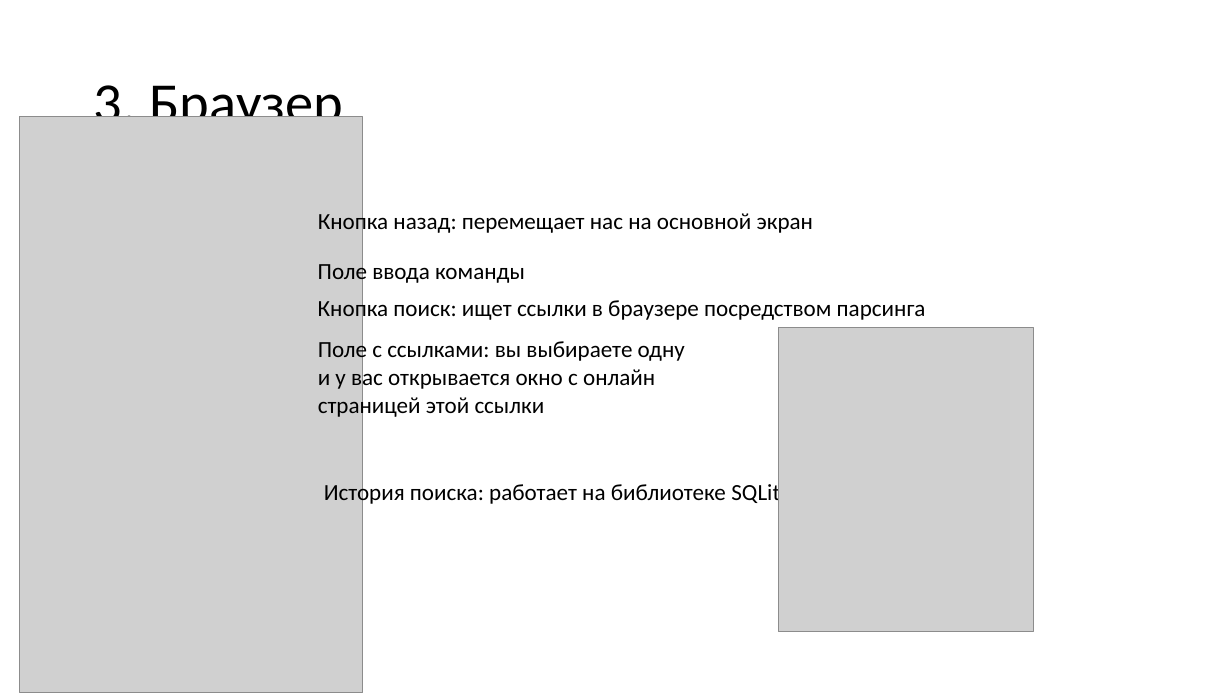
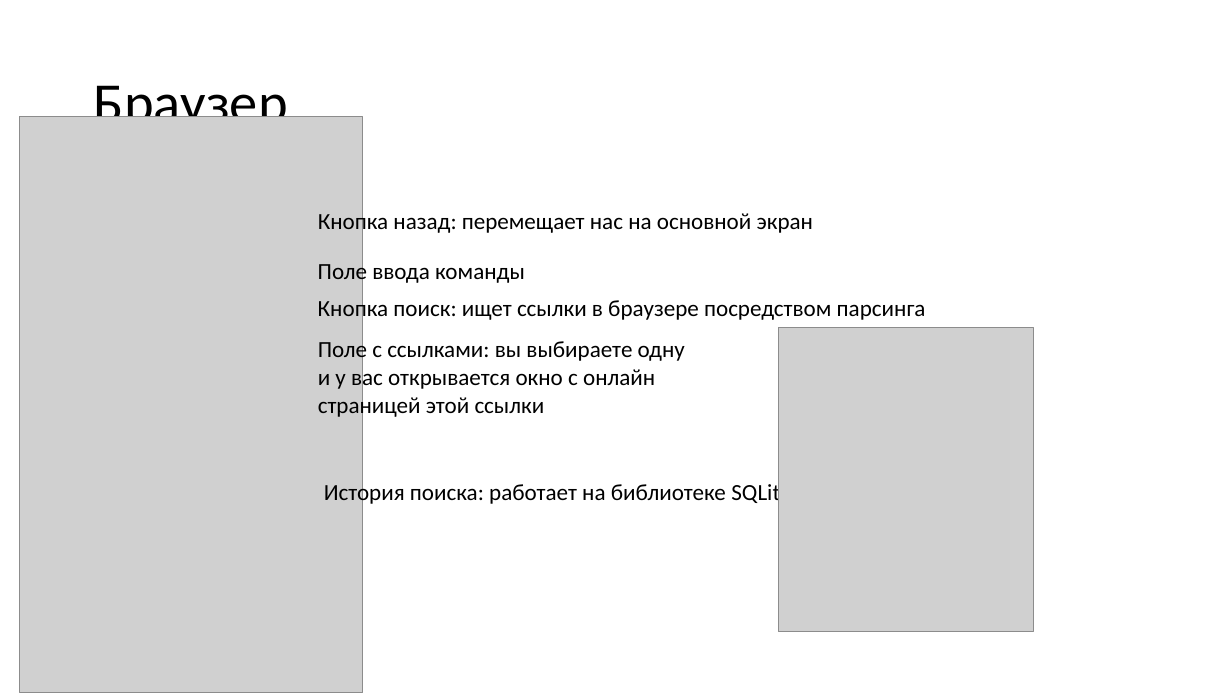
Before and after one commit to acturus1/yandex_progect_PyQt, a slide deck: slide 4 of Презентация-защита.pptx. Drawn at 1232x693 pixels with LibreOffice and Linux fonts; fonts in the diff are those of the drawing; grey boxes stand for pictures. Boxes give left, top, right and bottom in pixels: in the first picture for what was removed or moved away, otherwise in the second. Text is boxed around its words. In the diff, an @@ line names an element or a change of style, - is before the commit and + after.

```diff
--- a/Презентация-защита.pptx
+++ b/Презентация-защита.pptx
@@ title at box(94, 85, 288, 135): text changed @@
-3. Браузер
+Браузер
```
Also in this commit, not shown: 5 other slides changed.
